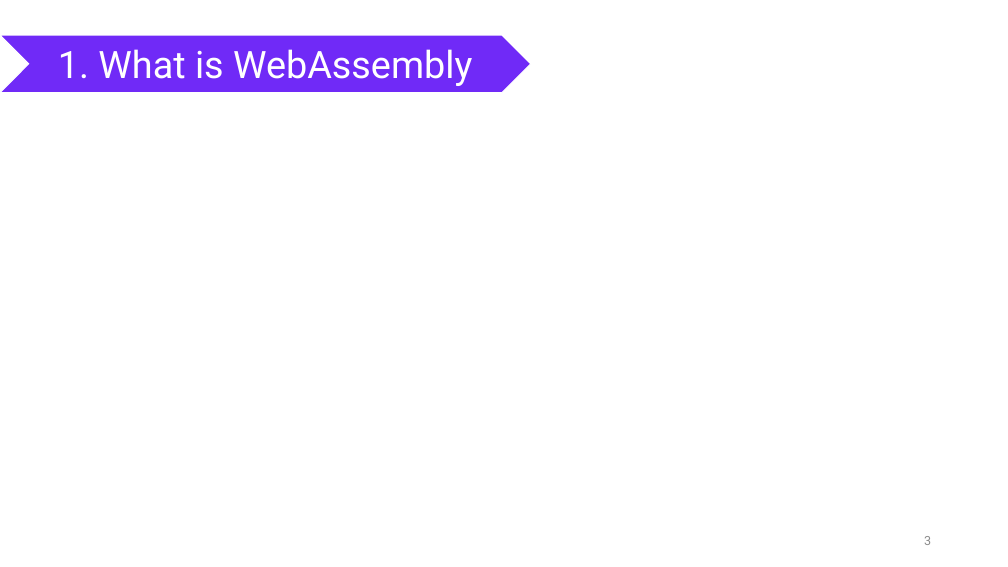
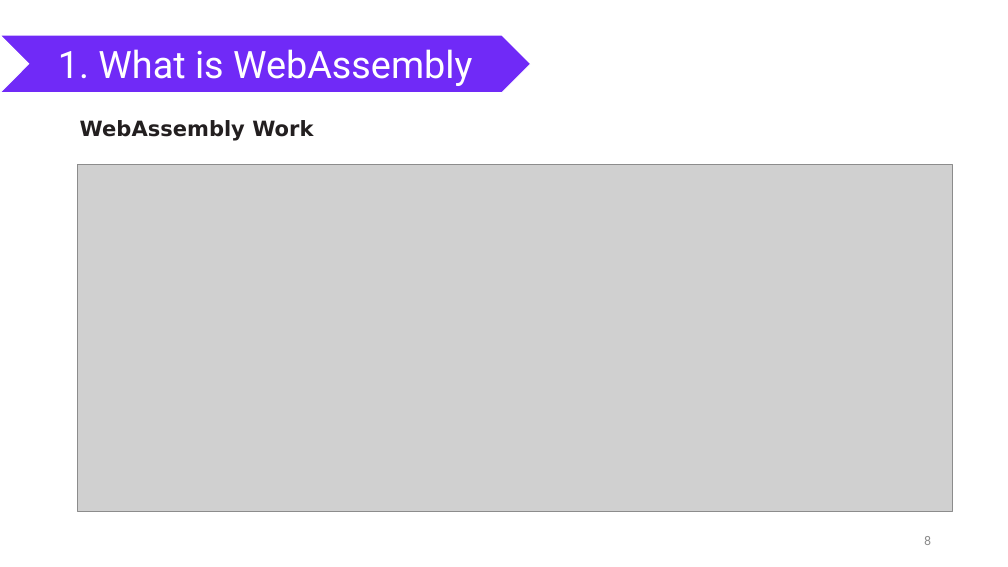
Before and after one commit to nguyenhoanthienit/blazor, a slide deck: slide 8 of Documents/seminar.pptx (slide 3 before the commit). Drawn at 1008x567 pixels with LibreOffice and Linux fonts; fonts in the diff are those of the drawing; grey boxes stand for pictures. Boxes give left, top, right and bottom in pixels: in the first picture for what was removed or moved away, otherwise in the second. Text is boxed around its words. In the diff, an @@ line names an element or a change of style, - is before the commit and + after.

```diff
--- a/Documents/seminar.pptx
+++ b/Documents/seminar.pptx
@@ text added at <box>80,120,313,141</box>, 20 pt, text #231F20, bold @@
+WebAssembly Work
@@ picture added at <box>77,164,952,511</box> @@
```
Also in this commit, not shown: 3 other slides changed, 13 slides added, 1 slide removed, 11 other files.
